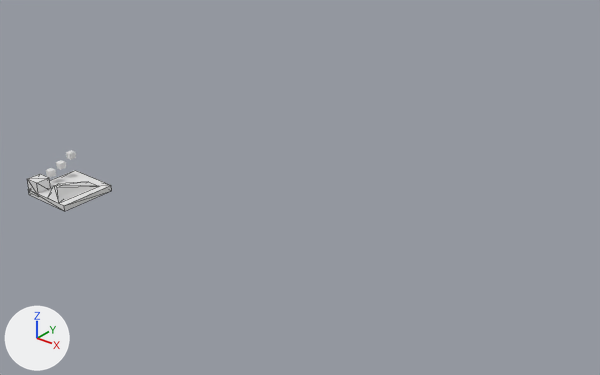
The glTF model public/assets/Level2.glb, before and after one commit.
Rendered twice from a 50 mm lens placed at (436.0, -297.0, 240.0), pointed at (105.0, 117.0, -16.0). Every picture has the same lights, and +X, +Y and +Z are marked at lower left. Mesh edges are drawn as thin lines on the coarser meshes. Where no turn or scale is listed for an object, it has been applied to the vertices.

Names of what the first picture shows: 'Cube_coll.005', 'Cube_coll.006'.
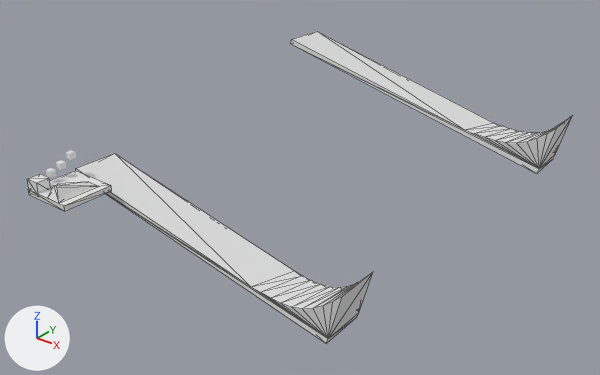
Boxes [x1, y1, x2, y2] around the edits, measured in the pictures (600 x 375 px):
'Cube_coll.007', added
    after: [75, 153, 373, 344]
'Cube_coll.008', added
    after: [291, 31, 573, 174]

The change in detail:
Mesh me_cube_011 is new.
It has 28 vertices, 52 faces and spans x -108.0..114.0, y -29.0..32.0, z -39.0..28.0.
Object 'Cube_coll.007' (ob_cube_coll_007) is new; it shows me_cube_011.
Its location is (82.4, 49.8, -31.3).
Object 'Cube_coll.008' (ob_cube_coll_008) is new; it shows a copy of me_cube_011.
Its location is (127.1, 236.0, 28.6).
